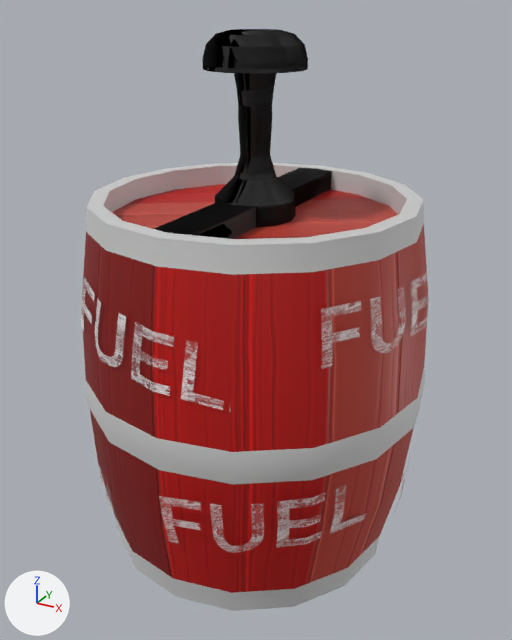
Two versions of the glTF model dcl/assets/models/fuel.gltf, one commit apart.
Before and after are seen from a camera (50 mm lens) standing at (0.831, -1.508, 0.732) and looking at (0.011, -0.016, -0.014). The axes (+X, +Y, +Z) are drawn at lower left. The lights are the same throughout. The older version comes first. Where no turn or scale is listed for an object, it has been applied to the vertices. Vertices at exactly the same position are counted once.

The first picture shows 'Cylinder', 'barrel_1.001', 'barrel_1.003'.
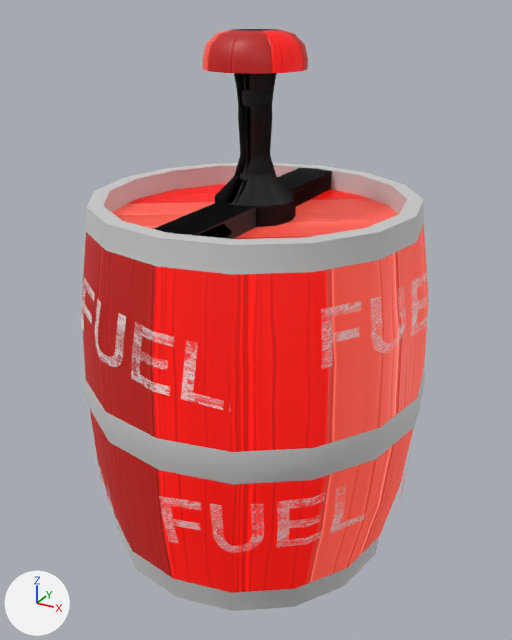
Diff of the bpy script that builds the scene:
```diff
--- a/dcl/assets/models/fuel.gltf.py
+++ b/dcl/assets/models/fuel.gltf.py
@@ mat_barrelglow @@
+mat_barrelglow = bpy.data.materials.new('BarrelGlow')
+# uses the picture img_stylizedwood_v01_basecolor_red
+# uses the picture img_stylizedwood_v01_normal
@@ me_cylinder_002 @@
 me_cylinder_002.from_pydata(...)  # 208 vertices, 380 faces; spans x -0.455..0.455, y -0.455..0.455, z -0.647..0.313
 # used by ob_barrel_1_001; location = (0.0, 0.0, 0.0)
+# me_cylinder_002 part 1: all 156 faces that had it switch from mat_wood_interiorfloor_v02_red to mat_barrelglow
 me_cylinder_002.materials.append(mat_atlasgradient_metal)
@@ me_cylinder_001 @@
 me_cylinder_001.from_pydata(...)  # 164 vertices, 306 faces; spans x -0.12..0.12, y -0.372..0.372, z 0.26..0.688
 # used by ob_cylinder; location = (0.0, 0.0, 0.0)
+# me_cylinder_001 part 2: 96 faces spanning x -0.12..0.12, y -0.12..0.12, z 0.605..0.688 switch from mat_clocktower_metal_v01_mat to mat_barrelglow
```

What differs and where, as boxes [x1, y1, x2, y2] in the pictures (512 x 640 px):
part 1 of me_cylinder_002, recoloured (lighter)
    both: [81, 184, 428, 593]
part 2 of me_cylinder_001, recoloured (black to red)
    both: [202, 30, 308, 74]
